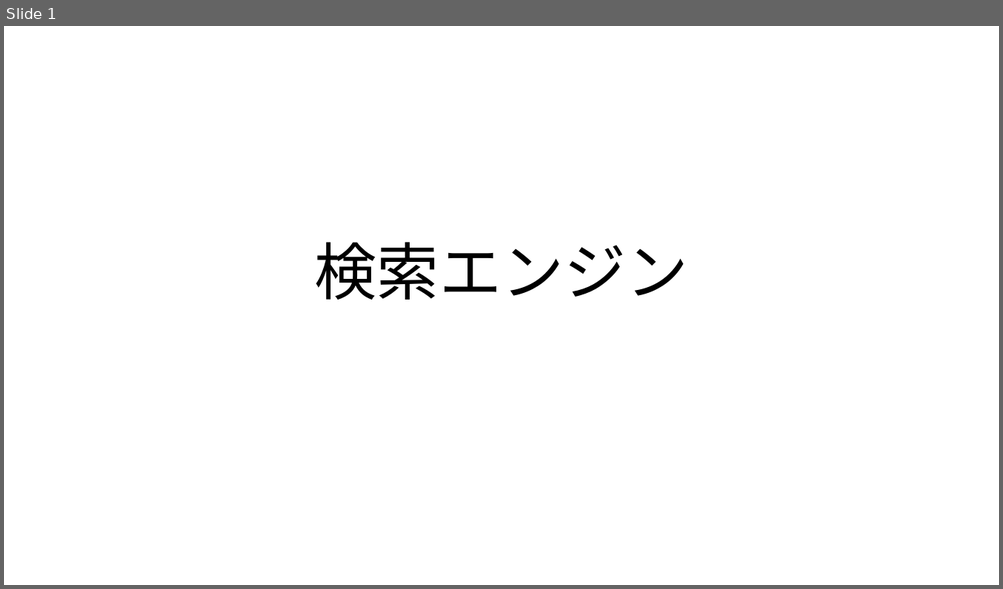
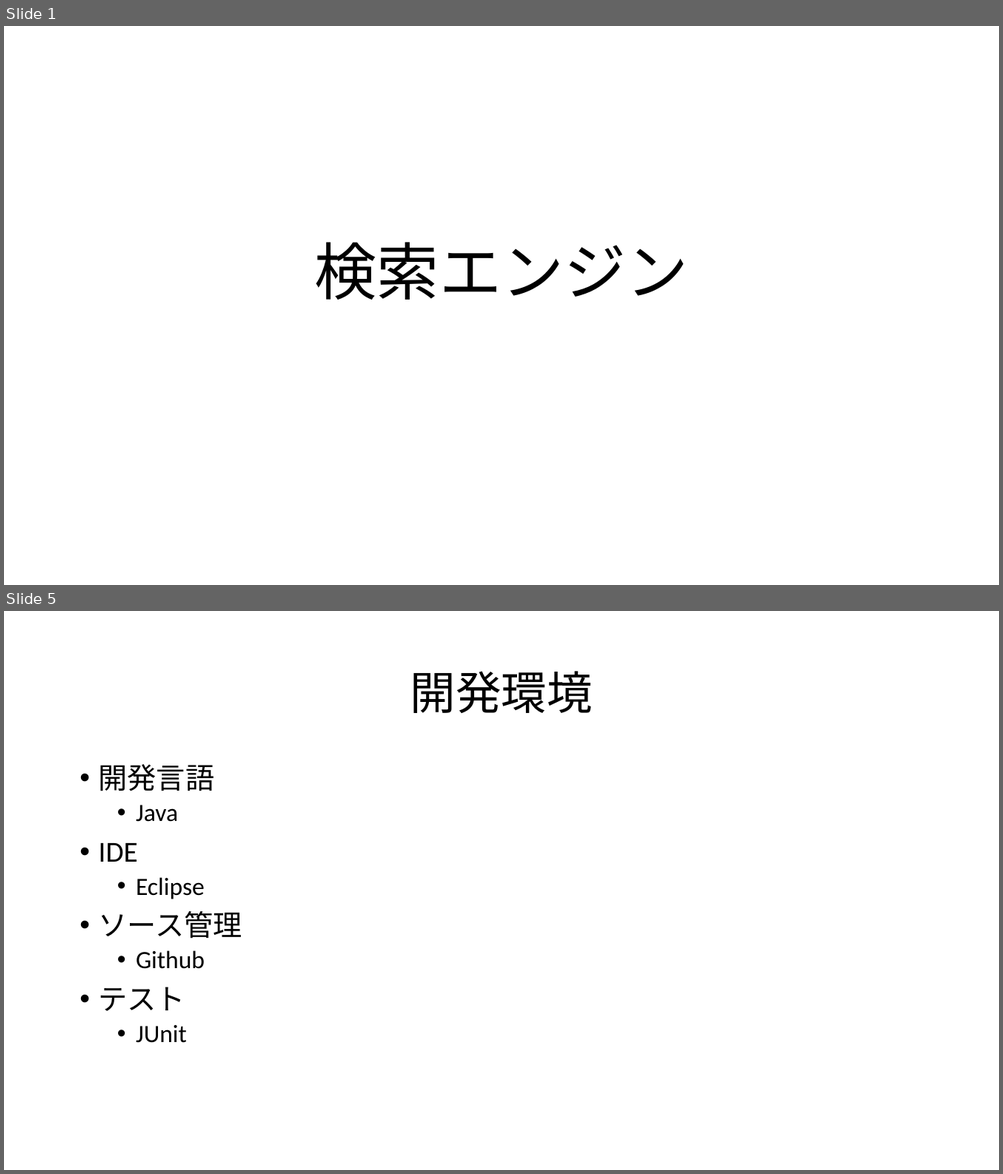
Before and after one commit to unokun/SearchEngine, a slide deck: doc/検索エンジン.pptx. Shown one above the other, each under a label of ours: slide 1 before the commit, slides 1 and 5 after it; the slides between them are not shown. The pictures are 1003x589 and 1003x1174 pixels, drawn with LibreOffice and Linux fonts; fonts in the diff are those of the drawing. Boxes give left, top, right and bottom in pixels: in the first picture for what was removed or moved away, otherwise in the second. Text is boxed around its words. In the diff, an @@ line names an element or a change of style, - is before the commit and + after.

```diff
--- a/doc/検索エンジン.pptx
+++ b/doc/検索エンジン.pptx
@@ slide 5 added at (4, 611, 999, 1170), background #FFFFFF @@
@@ title added at (410, 671, 592, 713), 44 pt, text #000000 @@
+開発環境
@@ text added at (99, 764, 242, 1043), 24 pt, text #000000 @@
+• 開発言語
+  • Java
+• IDE
+  • Eclipse
+• ソース管理
+  • Github
+• テスト
+  • JUnit
```
Also in this commit, not shown: 1 slide changed, 4 other slides added, 1 other file.
